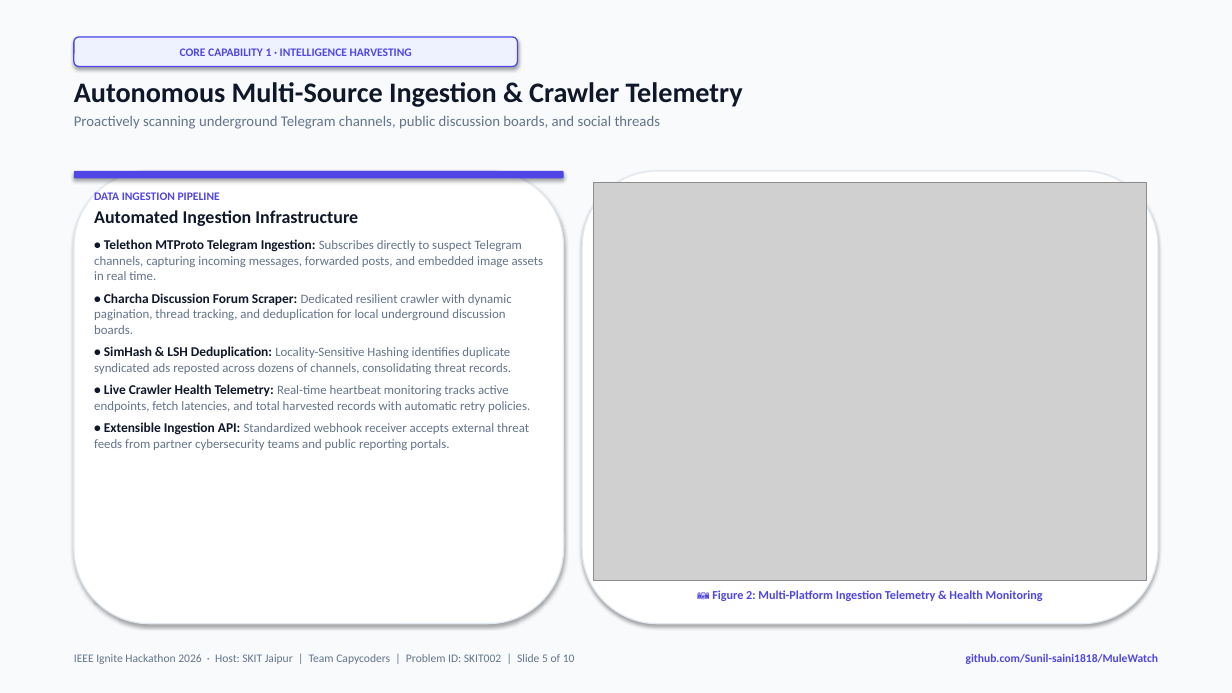
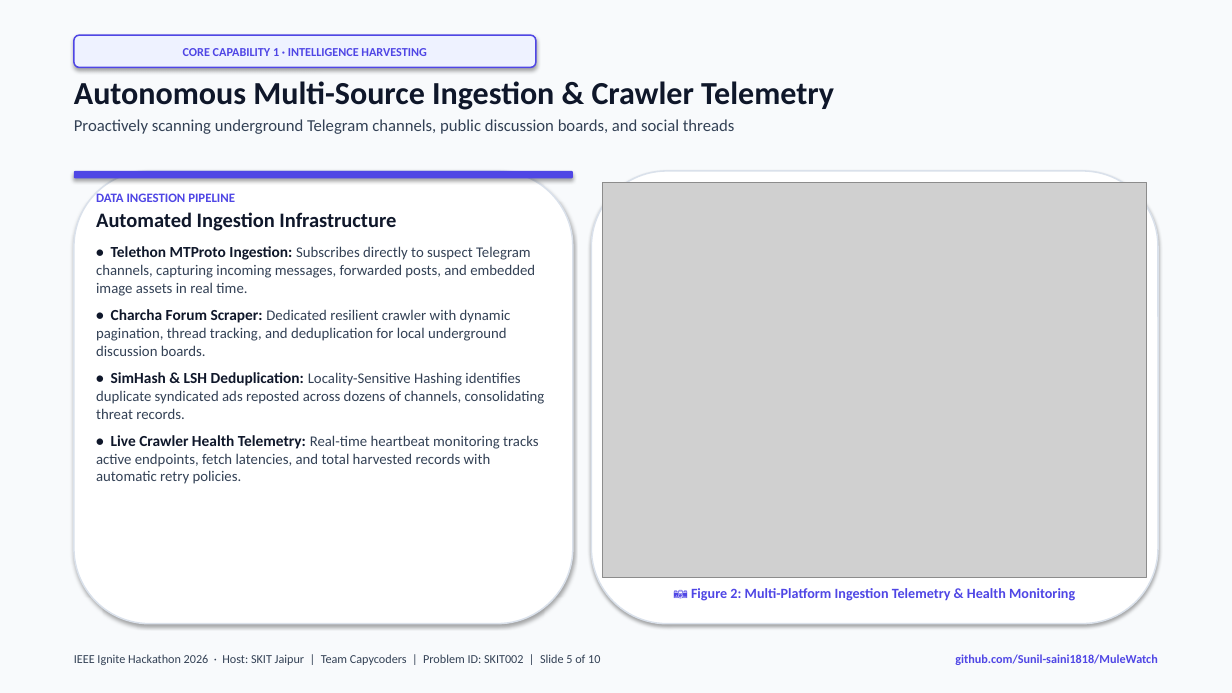
Before and after one commit to Sunil-saini1818/MuleWatch, a slide deck: slide 5 of MuleWatch_Presentation_IEEE_Ignite_2026.pptx. Drawn at 1232x693 pixels with LibreOffice and Linux fonts; fonts in the diff are those of the drawing; grey boxes stand for pictures. Boxes give left, top, right and bottom in pixels: in the first picture for what was removed or moved away, otherwise in the second. Text is boxed around its words. In the diff, an @@ line names an element or a change of style, - is before the commit and + after.

Commit message:
style: enhance typography, visibility, and layout alignment in pitch deck

```diff
--- a/MuleWatch_Presentation_IEEE_Ignite_2026.pptx
+++ b/MuleWatch_Presentation_IEEE_Ignite_2026.pptx
@@ rounded rectangle "CORE CAPABILITY 1 · INTELLIGENCE ...": place and size @@
-rounded rectangle "CORE CAPABILITY 1 · INTELLIGENCE ..." at [74, 37, 518, 67]
+rounded rectangle "CORE CAPABILITY 1 · INTELLIGENCE ..." at [74, 35, 536, 67]
@@ rounded rectangle "CORE CAPABILITY 1 · INTELLIGENCE ..." at [74, 35, 536, 67]: size 9 to 9.5 pt; outline #4F46E5 1 pt to #4F46E5 1.2 pt @@
@@ text "Autonomous Multi-Source Ingestion & Crawler ..." at [74, 81, 834, 134]: size 22 to 25 pt in "Autonomous Multi-Source Ingestion & Crawler Telemetry"; size 11.5 to 13 pt, text colour #64748B to #334155 in "Proactively scanning underground Telegram channels, public d ..." @@
@@ rounded rectangle: place and size @@
-rounded rectangle at [74, 171, 564, 178]
+rounded rectangle at [74, 171, 573, 178]
@@ rounded rectangle at [74, 171, 573, 624]: outline #E2E8F0 1 pt to #DAE1EB 1.2 pt @@
@@ rounded rectangle: place and size @@
-rounded rectangle at [74, 171, 564, 624]
+rounded rectangle at [74, 171, 573, 624]
@@ rounded rectangle: place and size @@
-rounded rectangle at [582, 171, 1158, 624]
+rounded rectangle at [592, 171, 1158, 624]
@@ rounded rectangle at [592, 171, 1158, 624]: outline #E2E8F0 1 pt to #DAE1EB 1.2 pt @@
@@ text at [96, 193, 545, 484]: size 9 to 10 pt in "DATA INGESTION PIPELINE"; size 14 to 16 pt in "Automated Ingestion Infrastructure"; size 10.5 to 12 pt in "• SimHash & LSH Deduplication:", "• Live Crawler Health Telemetry:"; size 10 to 11.5 pt, text colour #64748B to #334155 in "Locality-Sensitive Hashing identifies duplicate syndicated a ...", "Real-time heartbeat monitoring tracks active endpoints, fetc ..."; more space between paragraphs @@
@@ picture: place and size @@
-picture at [593, 182, 1147, 580]
+picture at [603, 182, 1147, 578]
@@ text at [96, 246, 535, 356]: text changed; size 10 to 11.5 pt; text colour #64748B to #334155 @@
-• Telethon MTProto Telegram Ingestion: Subscribes directly to suspect Telegram channels, capturing incoming messages, forwarded posts, and embedded image assets in real time.
-• Charcha Discussion Forum Scraper: Dedicated resilient crawler with dynamic pagination, thread tracking, and deduplication for local underground discussion boards.
+• Telethon MTProto Ingestion: Subscribes directly to suspect Telegram channels, capturing incoming messages, forwarded posts, and embedded image assets in real time.
+• Charcha Forum Scraper: Dedicated resilient crawler with dynamic pagination, thread tracking, and deduplication for local underground discussion boards.
@@ text at [94, 422, 529, 450]: paragraph removed @@
-• Extensible Ingestion API: Standardized webhook receiver accepts external threat feeds from partner cybersecurity teams and public reporting portals.
@@ text "📷 Figure 2: Multi-Platform Ingestion ...": place and size @@
-text "📷 Figure 2: Multi-Platform Ingestion ..." at [712, 590, 1043, 601]
+text "📷 Figure 2: Multi-Platform Ingestion ..." at [691, 588, 1075, 601]
@@ text "📷 Figure 2: Multi-Platform Ingestion ..." at [691, 588, 1075, 601]: size 9.5 to 11 pt @@
@@ text "IEEE Ignite Hackathon 2026 · ..." at [74, 654, 600, 665]: size 9 to 9.5 pt, text colour #64748B to #334155 @@
@@ text "github.com/Sunil-saini1818/MuleWatch" at [955, 654, 1157, 665]: size 9 to 9.5 pt @@
```
Also in this commit, not shown: 9 other slides changed, 1 other file.
